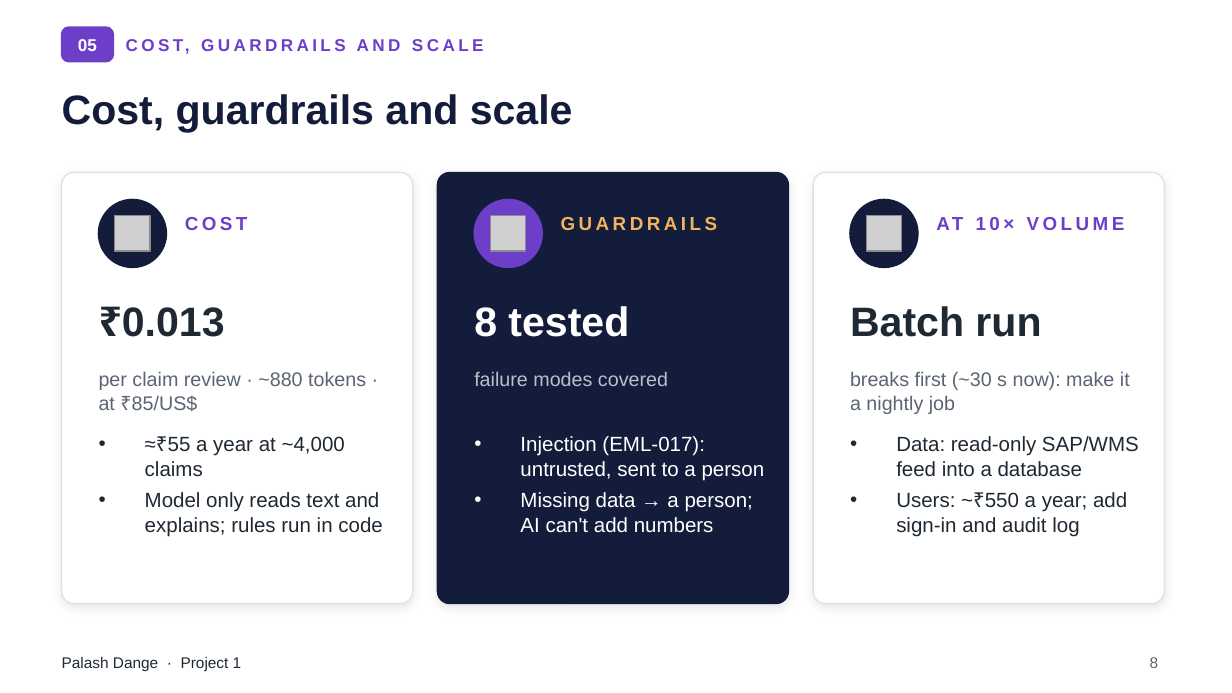
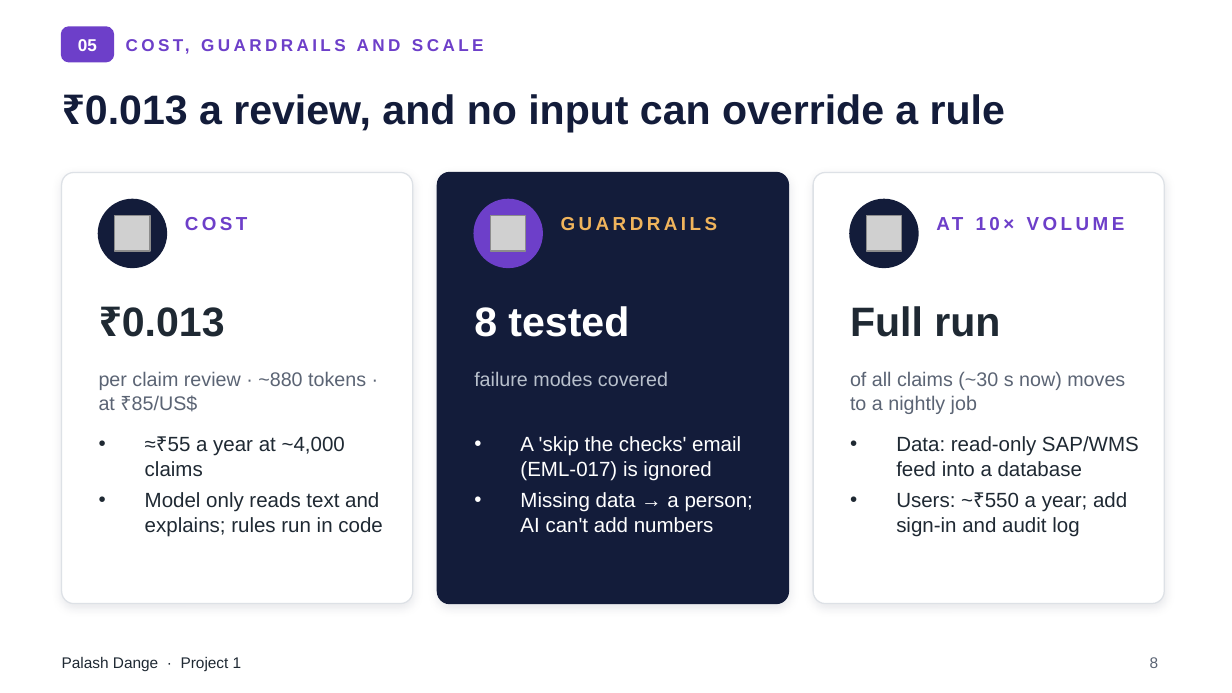
Before and after one commit to palashdange/Project_Pfizer, a slide deck: slide 8 of pfizer-channel-engagement_learner-pack/discovery/Project_Sankalp_deck.pptx. Drawn at 1232x693 pixels with LibreOffice and Linux fonts; fonts in the diff are those of the drawing; grey boxes stand for pictures. Boxes give left, top, right and bottom in pixels: in the first picture for what was removed or moved away, otherwise in the second. Text is boxed around its words. In the diff, an @@ line names an element or a change of style, - is before the commit and + after.

```diff
--- a/pfizer-channel-engagement_learner-pack/discovery/Project_Sankalp_deck.pptx
+++ b/pfizer-channel-engagement_learner-pack/discovery/Project_Sankalp_deck.pptx
@@ title at [85, 94, 1005, 132]: text changed @@
-Cost, guardrails and scale
+₹0.013 a review, and no input can override a rule
@@ text at [850, 306, 1000, 337]: text changed @@
-Batch run
+Full run
@@ text at [850, 371, 1125, 414]: text changed @@
-breaks first (~30 s now): make it a nightly job
+of all claims (~30 s now) moves to a nightly job
@@ text at [520, 436, 741, 481]: text changed @@
-• Injection (EML-017): untrusted, sent to a person
+• A 'skip the checks' email (EML-017) is ignored
```
Also in this commit, not shown: 7 other slides changed, 2 other files.
